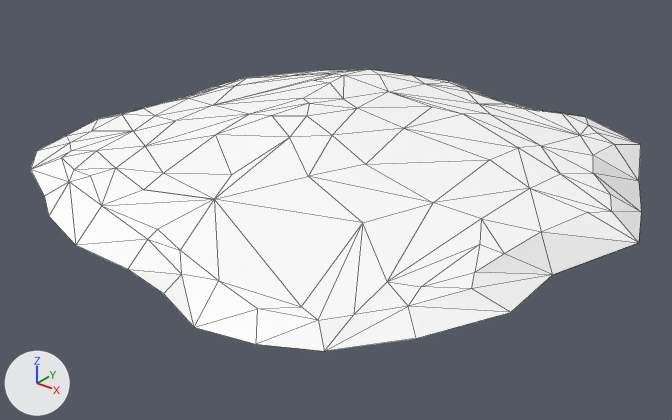
One commit to the glTF model public/siege/scifi/alpine_SM_Env_Ground_Mound_Large_01.gltf: the scene before it, then after it.
The view is the same before and after, from a 50 mm lens placed at (13.77, -17.35, 8.29), pointed at (0.28, -0.49, -2.17). Every picture has the same lights, and +X, +Y and +Z are marked at lower left. The picture after the commit comes second. Mesh edges are drawn as thin lines. Where no turn or scale is listed for an object, it has been applied to the vertices.

Objects in the first picture: 'SM_Env_Ground_Mound_Large_01'.
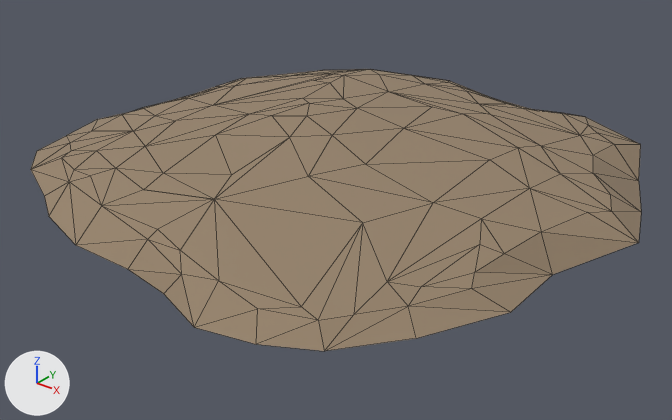
Diff of the bpy script that builds the scene:
```diff
--- a/public/siege/scifi/alpine_SM_Env_Ground_Mound_Large_01.gltf.py
+++ b/public/siege/scifi/alpine_SM_Env_Ground_Mound_Large_01.gltf.py
@@ img_polygonnaturebiomess2_alpine_texture_01 @@
+img_polygonnaturebiomess2_alpine_texture_01 = load_image('PolygonNatureBiomesS2_Alpine_Texture_01', 'PolygonNatureBiomesS2_Alpine_Texture_01.webp', 4096, 4096, 'sRGB')
@@ mat_lambert1907 @@
 mat_lambert1907 = principled_material('lambert1907')
-mat_lambert1907.base_color = (1.0, 1.0, 1.0)  # white #ffffff
+mat_lambert1907.texture = img_polygonnaturebiomess2_alpine_texture_01
 mat_lambert1907.roughness = 1.0
```

Where the change shows, as pixel boxes [x1, y1, x2, y2] in the pictures (672 x 420 px):
'SM_Env_Ground_Mound_Large_01', surface changed (white to brown): [31, 69, 641, 351] in both
